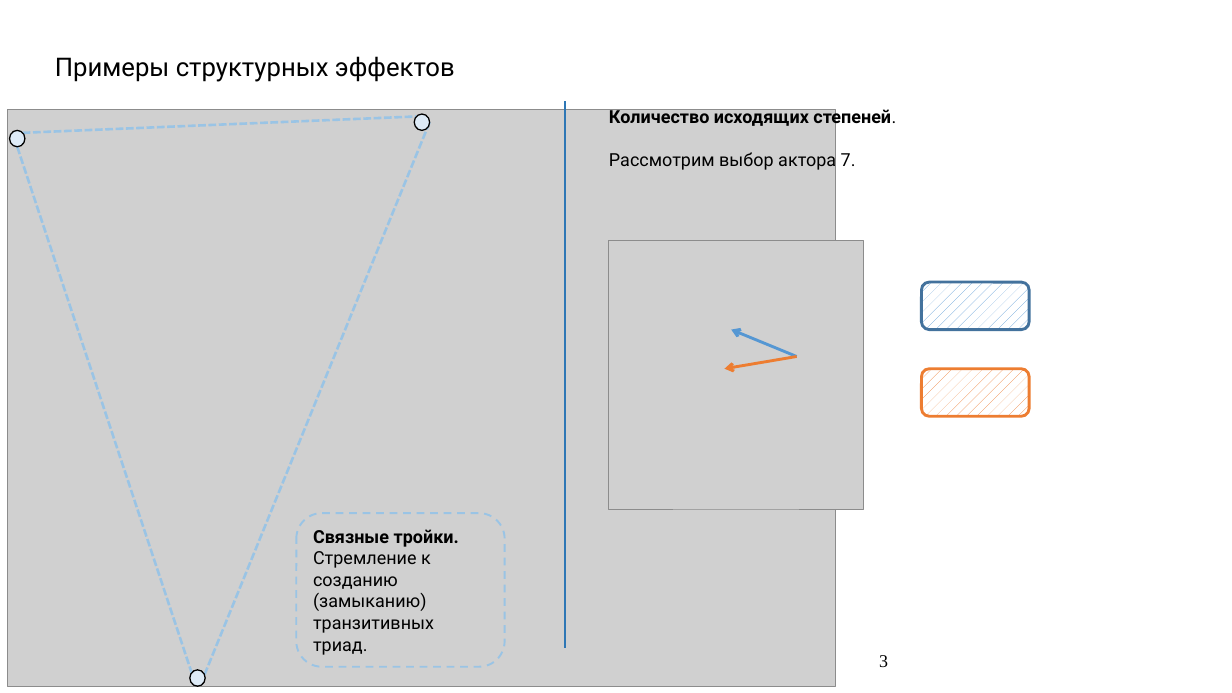
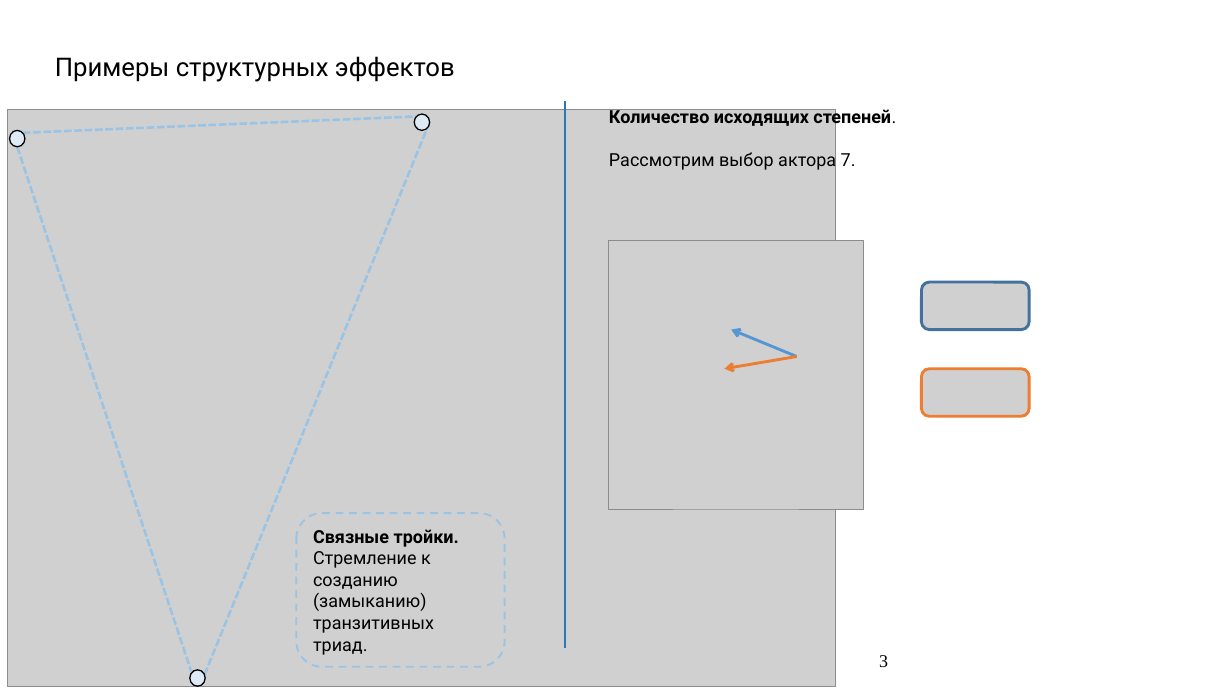
Before and after one commit to Amatikay/TermPaperSlides, a slide deck: slide 3 of SAOM_TermPaper.pptx. Drawn at 1232x693 pixels with LibreOffice and Linux fonts; fonts in the diff are those of the drawing; grey boxes stand for pictures. Boxes give left, top, right and bottom in pixels: in the first picture for what was removed or moved away, otherwise in the second. Text is boxed around its words. In the diff, an @@ line names an element or a change of style, - is before the commit and + after.

```diff
--- a/SAOM_TermPaper.pptx
+++ b/SAOM_TermPaper.pptx
@@ rounded rectangle removed at box(921, 282, 1030, 329) @@
@@ picture added at box(921, 282, 1030, 329) @@
@@ rounded rectangle removed at box(921, 369, 1030, 416) @@
@@ picture added at box(921, 369, 1030, 416) @@
```
Also in this commit, not shown: 7 other slides changed, 1 slide added, 1 slide removed.
